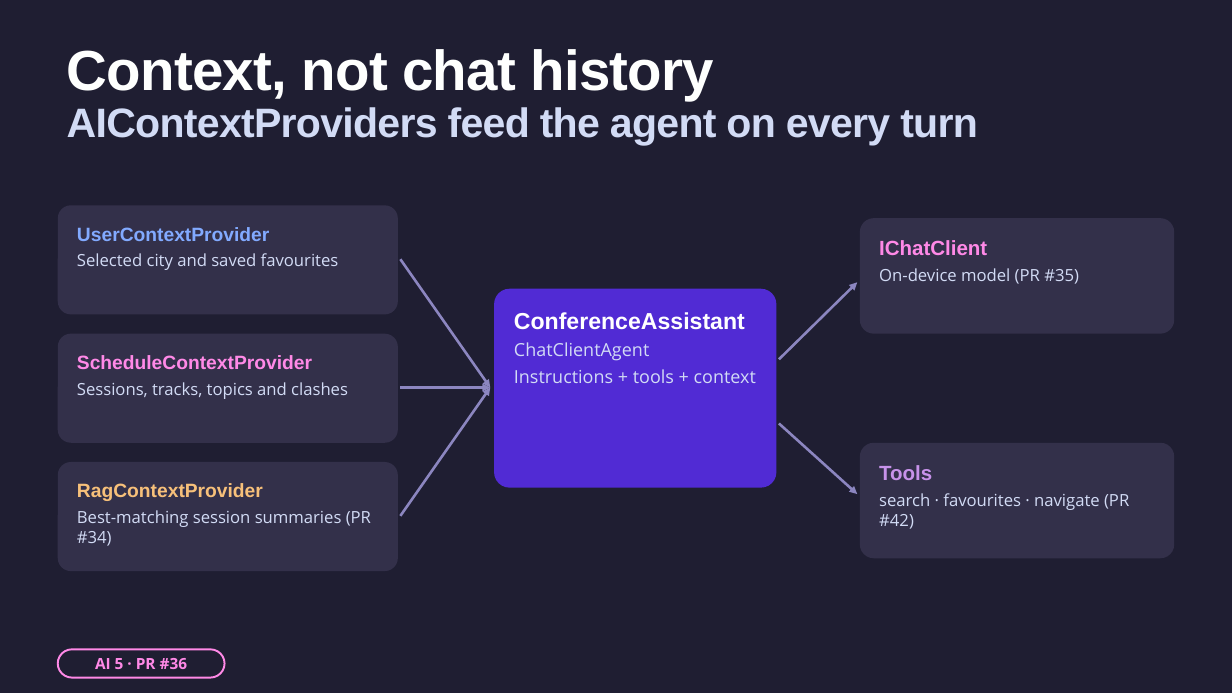
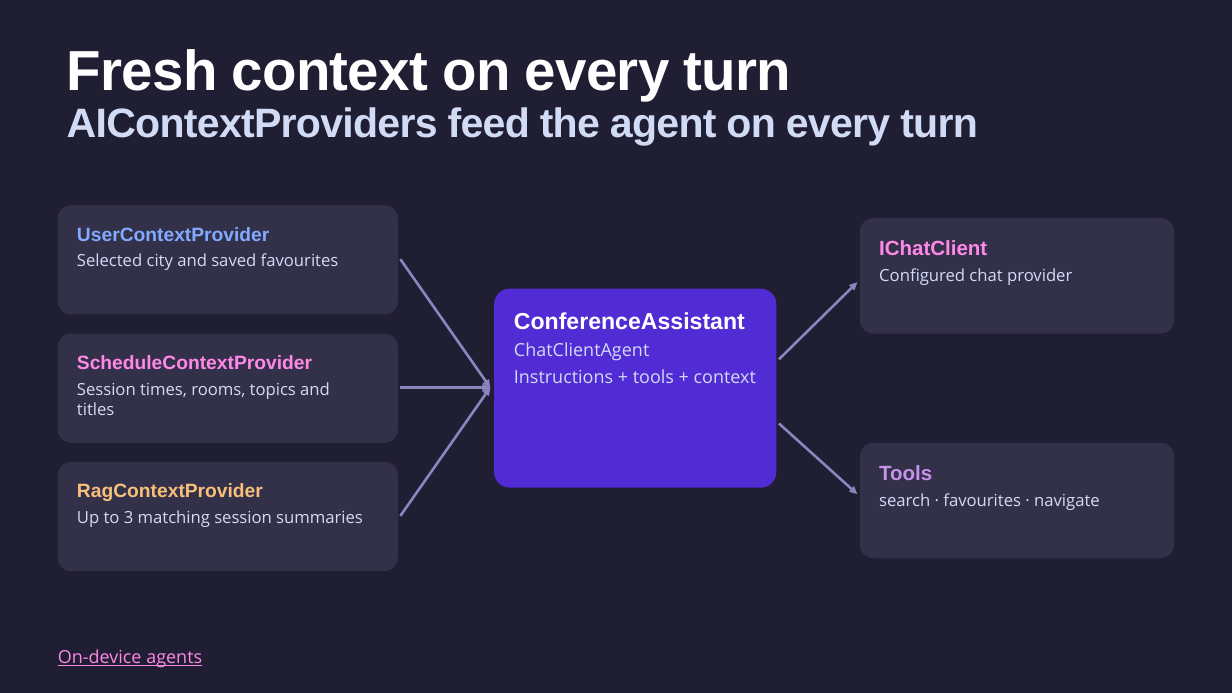
Before and after one commit to mattleibow/dotnetconf2026, a slide deck: slide 23 of slides.pptx (slide 21 before the commit). Drawn at 1232x693 pixels with LibreOffice and Linux fonts; fonts in the diff are those of the drawing. Boxes give left, top, right and bottom in pixels: in the first picture for what was removed or moved away, otherwise in the second. Text is boxed around its words. In the diff, an @@ line names an element or a change of style, - is before the commit and + after.

```diff
--- a/slides.pptx
+++ b/slides.pptx
@@ title at (67, 49, 791, 101): text changed @@
-Context, not chat history
+Fresh context on every turn
@@ text in rounded rectangle at (879, 268, 1072, 285): text changed @@
-On-device model (PR #35)
+Configured chat provider
@@ text in rounded rectangle at (77, 382, 330, 415): text changed @@
-Sessions, tracks, topics and clashes
+Session times, rooms, topics and titles
@@ text in rounded rectangle at (879, 493, 1100, 510): text changed @@
-search · favourites · navigate (PR #42)
+search · favourites · navigate
@@ text in rounded rectangle at (77, 510, 363, 527): text changed @@
-Best-matching session summaries (PR #34)
+Up to 3 matching session summaries
@@ rounded rectangle removed at (57, 650, 225, 678) @@
-AI 5 · PR #36
@@ text added at (58, 649, 202, 668), 14 pt, text #FF89E7, underline @@
+On-device agents
```
Also in this commit, not shown: 13 other slides changed, 2 slides added.
